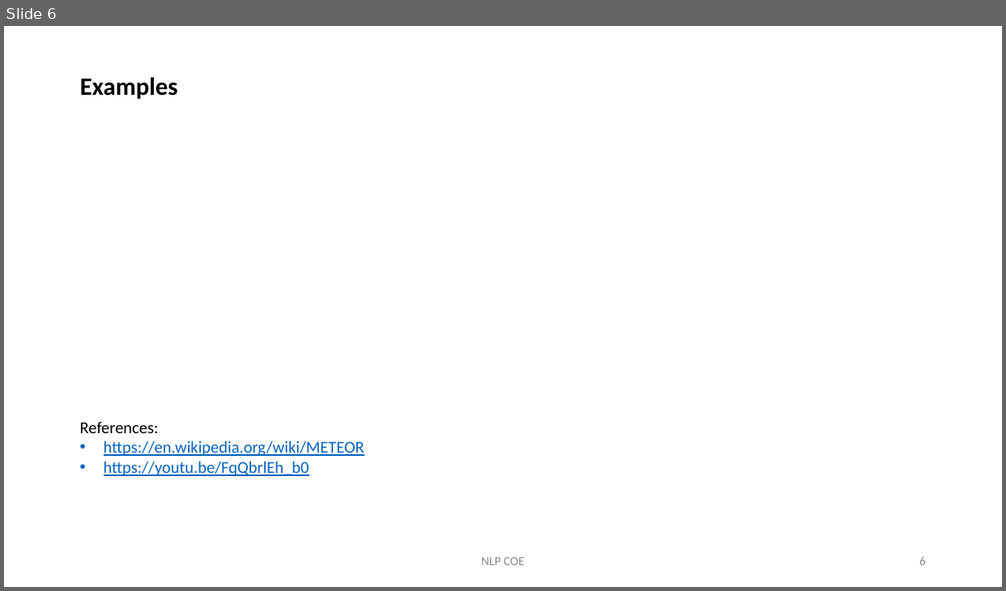
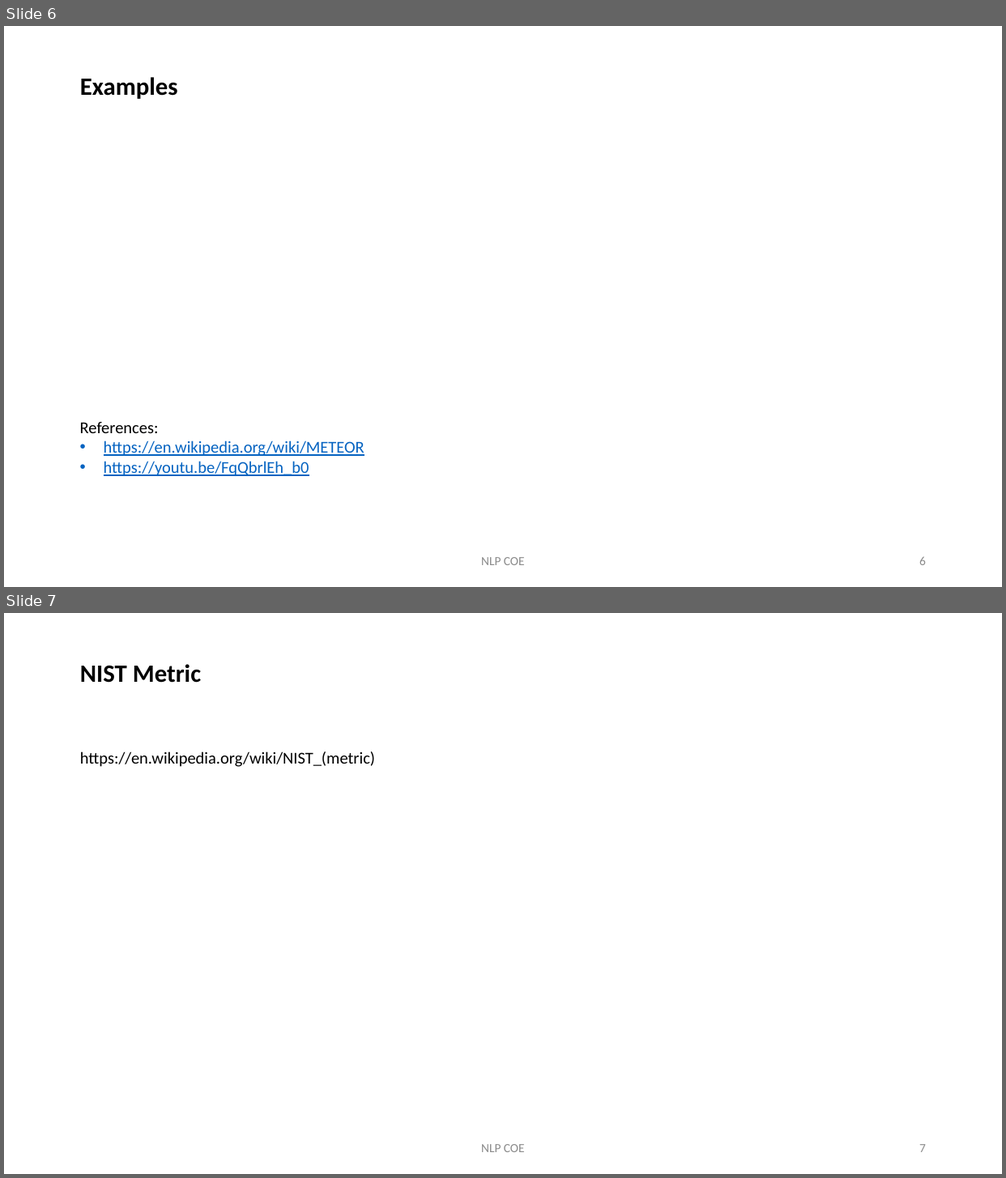
Before and after one commit to KristinChen/nlp-coe, a slide deck: updates-and-knowledge-sharing/Performance Metrics for Seq2Seq model.pptx. Shown one above the other, each under a label of ours: slide 6 before the commit, slides 6 and 7 after it. The pictures are 1006x591 and 1006x1178 pixels, drawn with LibreOffice and Linux fonts; fonts in the diff are those of the drawing; grey boxes stand for pictures. Boxes give left, top, right and bottom in pixels: in the first picture for what was removed or moved away, otherwise in the second. Text is boxed around its words. In the diff, an @@ line names an element or a change of style, - is before the commit and + after.

```diff
--- a/updates-and-knowledge-sharing/Performance Metrics for Seq2Seq model.pptx
+++ b/updates-and-knowledge-sharing/Performance Metrics for Seq2Seq model.pptx
@@ slide 7 added at (4,613,1002,1174), background #FFFFFF @@
@@ title added at (80,664,201,683), 24 pt, text #000000, bold @@
+NIST Metric
@@ text added at (80,752,375,767), 16 pt, text #000000 @@
+https://en.wikipedia.org/wiki/NIST_(metric)
@@ text added at (481,1144,525,1152), 12 pt, text #8C8C8C @@
+NLP COE
@@ page number added at (919,1144,926,1152), 12 pt, text #8C8C8C @@
+7
```
Also in this commit, not shown: 1 slide changed, 1 other slide added, 2 other files.
